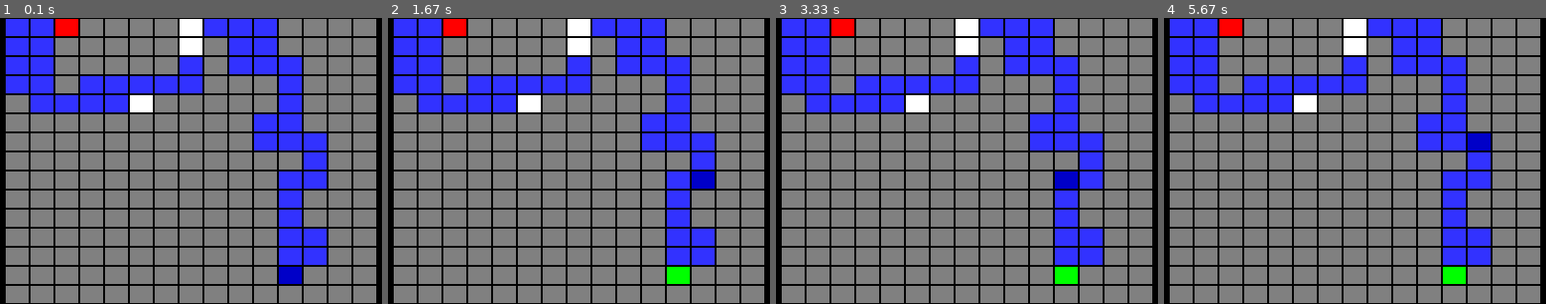
Above: before the commit, frames 1-4 (left to right).
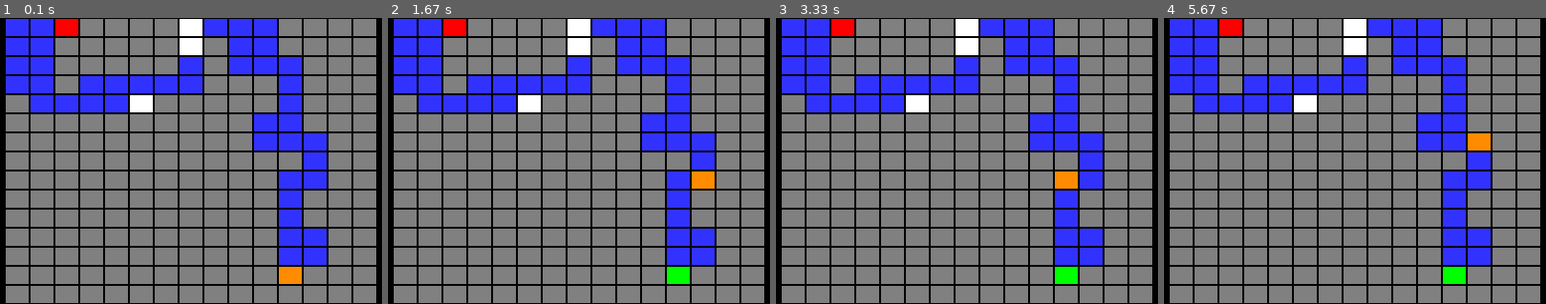
Above: after the commit, the same moments.

Repository: Anthony-185/P3-KOZAK-ANTOINE
Game: pygame game, started from main.py
Same seed, same stepped clock (60 frames per second), same inputs: the game is played once before the commit and once after it.
Inputs:
- Up to frame 1 (0.1 s): no input
- Up to frame 2 (1.67 s): hold Up 0.83-1.3 s; hold Right from 1.33 s (still down)
- Up to frame 3 (3.33 s): release Right at 1.8 s; hold Left 1.83-2.37 s; hold Down 2.4-2.7 s; hold Up from 3.17 s (still down)
- Up to frame 4 (5.67 s): release Up at 3.53 s; hold Right 3.57-4.2 s; hold Left 4.63-5.1 s; hold Right 5.13-5.6 s; hold Up from 5.63 s (still down)

The runs differ from the first frame. In frame 1, 0.4% of the frame differs, in the area x 73-79%, y 87-93%; in frame 2, 0.4%; in frame 3, 0.4%; in frame 4, 0.4%.

Commit message:
last commit before working on pygame

Diff:
--- a/grid_module.py
+++ b/grid_module.py
@@ -282,7 +282,7 @@
     @V.for_vendetta
     def console_print():
         separator = '|' # separator
-        if Grid.row >=40 or Grid.column >= 20: return None
+        if Grid.row > 30 or Grid.column > 20: return None
         print(80*"_" + "\n")
         for y in range(1,Grid.column+1):
             l = []
@@ -327,7 +327,7 @@
         print('map generated')
     finally: print('executed')
 
-    Path().by_load_defaut_map()
+    Path(20,30).by_load_defaut_map()
     Hero.pos = Grid.dic['start']
     playing = True
     while playing:
--- a/pygame_module.py
+++ b/pygame_module.py
@@ -57,7 +57,7 @@
             color = (128,128,128)
             if pos in Grid.object: color = white
             elif pos in Grid.path: color = (50,50,255)
-            if pos == Hero.pos: color = (0,0,200)
+            if pos == Hero.pos: color = (255,140,0)
             elif pos == Grid.dic['final_goal']: color = red
             elif pos == Grid.dic['start']: color = (0, 255, 0)
             self.draw(pos[0] - 1, pos[1] - 1, color)
@@ -77,7 +77,7 @@
             color = (128,128,128)
             if pos in Grid.object: color = white
             elif pos in Grid.path: color = (50,50,255)
-            if pos == Hero.pos: color = (0,0,200)
+            if pos == Hero.pos: color = (255,140,0)
             elif pos == Grid.dic['final_goal']: color = red
             elif pos == Grid.dic['start']: color = (0, 255, 0)
             l.append(color)
--- a/tkinter_module.py
+++ b/tkinter_module.py
@@ -47,7 +47,7 @@
             case.tk = self.canvas.create_rectangle(pos, a)
             self.tk.update()
         pos = self.calcul_canvas_position(Hero.pos)
-        Hero.tk = self.canvas.create_rectangle(pos, fill='lightblue')
+        Hero.tk = self.canvas.create_rectangle(pos, fill='orange')
         self.canvas.bind_all('<KeyPress-Left>',  self.move__left) # + 1
         self.canvas.bind_all('<KeyPress-Right>', self.move_right) # + 2
         self.canvas.bind_all('<KeyPress-Up>',    self.move____up) # + 3
@@ -76,7 +76,7 @@
     def funny_color(self, i = [0]):
         i[0] = i[0] + 32 if i[0] < 16**3-2047 else -16**3+2048
         x = hex( abs( i[0]))[2:] ; x = f'{x:0>3}'
-        self.canvas.itemconfig(Hero.tk, fill= '#' + x + '0' * 3 + 'fff')
+        self.canvas.itemconfig(Hero.tk, fill= '#' + 'fff' + '900' + x)
         self.canvas.itemconfig('item',
             fill= '#' + x * 3 if x[0] < '4' else '#'+ 'f' * 9)
         if Grid.row * Grid.column >= 666: return
@@ -121,7 +121,7 @@
             case.tk = self.canvas.create_rectangle(pos, a)
             self.tk.update()
         pos = self.calcul_canvas_position(Hero.pos)
-        Hero.tk = self.canvas.create_rectangle(pos, fill='lightblue')
+        Hero.tk = self.canvas.create_rectangle(pos, fill='orange')
 
 # ___________________________________________________________________________ #
 if __name__ == '__main__':
Renamed: macgyver V17.py -> macgyver V17.pyw
